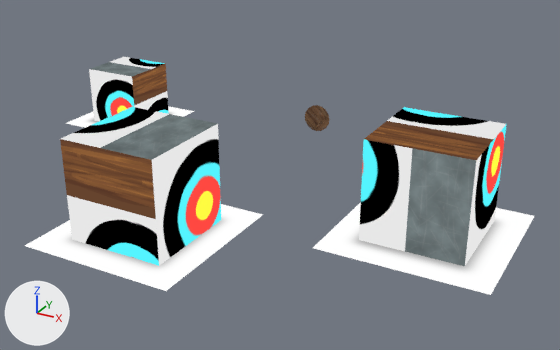
The glTF model docs/models/environment.glb, before and after one commit.
Before and after are seen from a 50 mm camera at (6.96, -14.32, 5.63) aimed at (0.7, -2.93, -0.07). Arrows for +X, +Y and +Z are at lower left; the lights stay in place. The older version comes first. Where no turn or scale is listed for an object, it has been applied to the vertices.
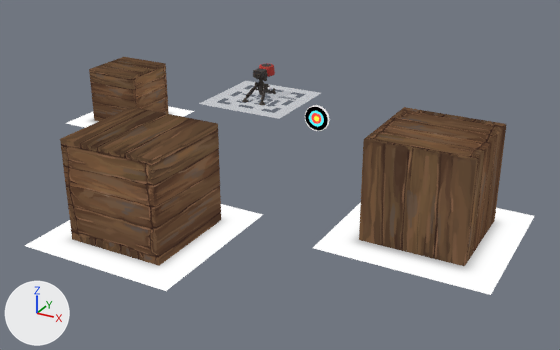
Boxes (x1, y1, x2, y2) around the edits, measured in the pictures (560 x 350 px):
'box', surface changed: (60, 107, 225, 269) in both
'box.002', surface changed: (356, 107, 507, 269) in both
'box.001', surface changed: (80, 57, 188, 128) in both
'targetObject', surface changed: (305, 105, 329, 131) in both
'Legs', added: after (242, 82, 276, 105)
'Extruded.008_low_SentryGun_0', added: after (253, 63, 275, 78)

Edits to the bpy script that builds the scene:
```text
Add img_image_0_002:
    img_image_0_002 = load_image('Image_0.002', '_unpacked/Image_0.002', 512, 512, 'sRGB')
Change mat_arrow_target:
    where n5 = _N.new('ShaderNodeTexImage'); n5.name = 'Image Texture'
    n5.image: img_image_0 -> img_image_0_001
Change mat_material_001:
    where n5 = _N.new('ShaderNodeTexImage'); n5.name = 'Image Texture'
    n5.image: img_image_0_001 -> img_image_0
Add mat_sentrygun:
    mat_sentrygun = principled_material('SentryGun')
    mat_sentrygun.texture = img_image_0_002
    mat_sentrygun.roughness = 1.0
Add me_solid_113_low_sentrygun_0:
    me_solid_113_low_sentrygun_0.from_pydata(...)  # 5755 vertices, 10929 faces; spans x -0.277..0.307, y -0.453..0.508, z 0.0..0.408
    me_solid_113_low_sentrygun_0.materials.append(mat_sentrygun)  # picture img_image_0_002
Add me_extruded_008_low_sentrygun_0:
    me_extruded_008_low_sentrygun_0.from_pydata(...)  # 1555 vertices, 2694 faces; spans x -0.185..0.199, y -0.271..0.409, z -0.115..0.104
    me_extruded_008_low_sentrygun_0.materials.append(mat_sentrygun)  # picture img_image_0_002
Add ob_legs:
    ob_legs = bpy.data.objects.new('Legs', me_solid_113_low_sentrygun_0)
    ob_legs.location = (-1.75, 0.62, 0.0)
Add ob_extruded_008_low_sentrygun_0:
    ob_extruded_008_low_sentrygun_0 = bpy.data.objects.new('Extruded.008_low_SentryGun_0', me_extruded_008_low_sentrygun_0)
    ob_extruded_008_low_sentrygun_0.location = (-1.74, 0.64, 0.64)
```
